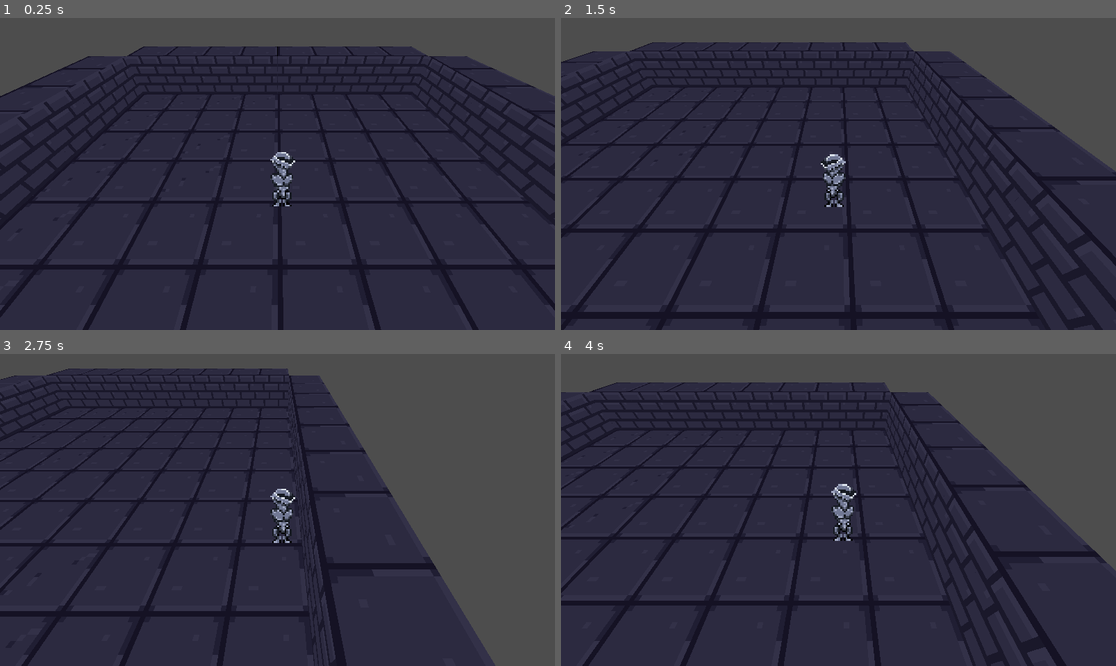
Above: before the commit, frames 1-4 (two rows, left to right).
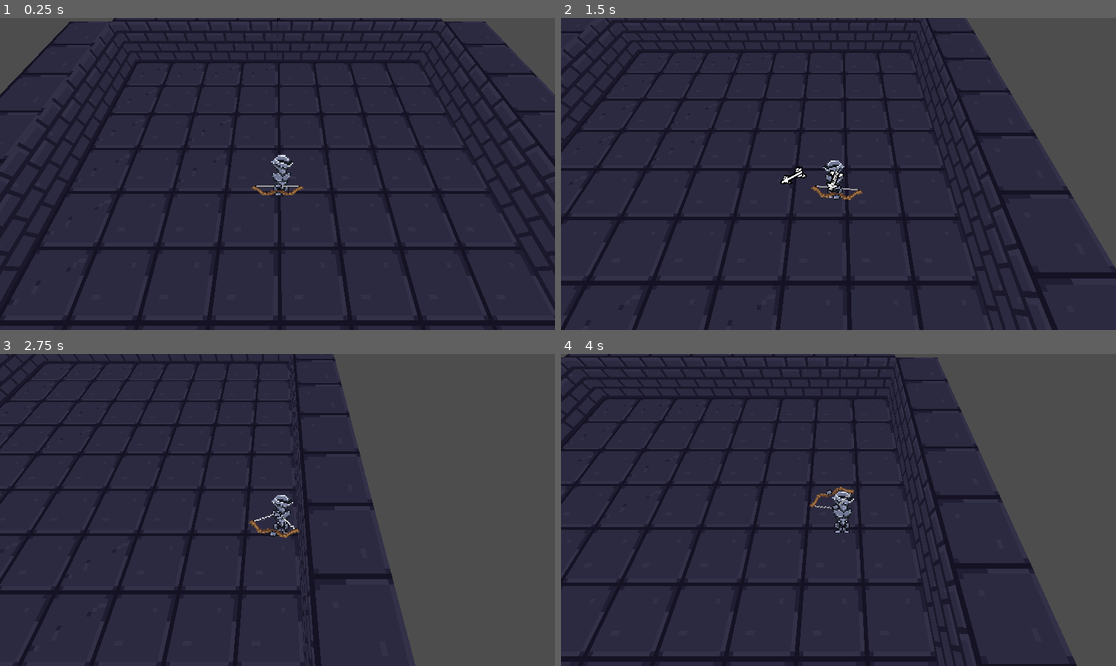
Above: after the commit, the same moments.

Repository: pjimenez1502/Frog-Iron
Game: Godot game, scene res://Scenes/Terrain/Dungeon_1/MAP_Dungeon_1.tscn
The game is run twice, just before and just after one commit, with the same random seed, the same clock (stepped at 60 frames per second) and the same inputs.
Inputs (mouse positions are in pixels of both pictures, inside the frame that each line leads up to):
- Up to frame 1 (0.25 s): no input
- Up to frame 2 (1.5 s): move the mouse to (960, 158) at 0.52 s; press the mouse at (960, 158) at 0.53 s; hold D (RIGHT) 0.53-1.28 s; move the mouse to (727, 189) at 1.27 s; release the mouse at (727, 189) at 1.28 s; hold S (DOWN) from 1.28 s (still down); click (727, 189) at 1.35 s
- Up to frame 3 (2.75 s): move the mouse to (333, 441) at 2.02 s; release S (DOWN) at 2.03 s; press the mouse at (333, 441) at 2.03 s; hold D (RIGHT) from 2.03 s (still down)
- Up to frame 4 (4 s): move the mouse to (810, 572) at 2.77 s; release D (RIGHT) at 2.78 s; release the mouse at (810, 572) at 2.78 s; hold W (UP) 2.78-3.53 s; click (810, 572) at 2.85 s; move the mouse to (1005, 556) at 3.52 s; press the mouse at (1005, 556) at 3.53 s; hold A (LEFT) from 3.53 s (still down)

The runs differ from the first frame. In frame 1, 25% of the frame differs, in the area x 0-100%, y 0-100%; in frame 2, 26%; in frame 3, 21%; in frame 4, 27%.

Commit message:
Player Camera reposition. Bow and arrow implementation 1

Diff:
--- a/Scenes/Entity/Player/Player.tscn
+++ b/Scenes/Entity/Player/Player.tscn
@@ -1,7 +1,8 @@
-[gd_scene load_steps=12 format=3 uid="uid://crvptphshx3l7"]
+[gd_scene load_steps=13 format=3 uid="uid://crvptphshx3l7"]
 
 [ext_resource type="Texture2D" uid="uid://ch6ymtelqnsj1" path="res://Scenes/Entity/Player/Asset/human_sheet.png" id="1_1j3ov"]
 [ext_resource type="Script" path="res://Scenes/Entity/Player/Player.gd" id="1_gvmva"]
+[ext_resource type="PackedScene" uid="uid://5u61rs18y8k8" path="res://Scenes/Weapons/Bow/Bow.tscn" id="3_dj2t7"]
 
 [sub_resource type="CapsuleShape3D" id="CapsuleShape3D_11mtv"]
 
@@ -67,6 +68,7 @@
 
 [node name="Player" type="CharacterBody3D"]
 transform = Transform3D(1, 0, 0, 0, 1, 0, 0, 0, 1, 0, 0.2, 0)
+collision_layer = 2
 script = ExtResource("1_gvmva")
 
 [node name="CollisionShape3D" type="CollisionShape3D" parent="."]
@@ -74,20 +76,25 @@
 shape = SubResource("CapsuleShape3D_11mtv")
 
 [node name="AnimatedSprite3D" type="AnimatedSprite3D" parent="."]
-transform = Transform3D(1, 0, 0, 0, 1, 0, 0, 0, 1, 0, 0.825718, 0)
+transform = Transform3D(1, 0, 0, 0, 0.869753, 0.493487, 0, -0.493487, 0.869753, 0, 1, 0)
 pixel_size = 0.05
-billboard = 1
 texture_filter = 0
 sprite_frames = SubResource("SpriteFrames_noogm")
 autoplay = "default"
-frame_progress = 0.678487
+frame_progress = 0.676413
 
 [node name="Camera Pivot" type="Node3D" parent="."]
+transform = Transform3D(1, 0, 0, 0, 0.960367, 0.27874, 0, -0.27874, 0.960367, 0, 0, 0)
 
 [node name="Camera3D" type="Camera3D" parent="Camera Pivot"]
-transform = Transform3D(1, 0, 0, 0, 0.707107, 0.707107, 0, -0.707107, 0.707107, 0, 5, 4)
+transform = Transform3D(1, 0, 0, 0, 0.707107, 0.707107, 0, -0.707107, 0.707107, 0, 5.69451, 4.92463)
 
 [node name="Walk AnimationPlayer" type="AnimationPlayer" parent="."]
 libraries = {
 "": SubResource("AnimationLibrary_sqr71")
 }
+
+[node name="Weapons" type="Node3D" parent="."]
+transform = Transform3D(1, 0, 0, 0, 1, 0, 0, 0, 1, 0, 1, 0)
+
+[node name="Bow" parent="Weapons" instance=ExtResource("3_dj2t7")]
--- /dev/null
+++ b/Scenes/Weapons/Bow/Bow.gd
@@ -0,0 +1,74 @@
+extends Node3D
+
+@onready var sprite: AnimatedSprite3D = $Sprite
+@onready var projectile_container: Node = $ProjectileContainer
+
+@export var enabled: bool
+@export var projectile: PackedScene
+
+var draw_strength : float
+var drawing : float
+
+func _ready() -> void:
+	sprite.play("drawn_0")
+
+func _physics_process(delta: float) -> void:
+	if !enabled:
+		return
+	var mouse_pos = get_mouse_pos()
+
+	rotate_weapon(mouse_pos, delta)
+
+	if Input.is_action_pressed("FIRE"):
+		bow_draw(mouse_pos, delta)
+	if Input.is_action_just_released("FIRE"):
+		fire(mouse_pos)
+
+var target_rotation : float
+func rotate_weapon(target_pos: Vector3, delta:float) -> void:
+	var parent_transform = get_parent_node_3d().global_transform
+	var new_transform = parent_transform.looking_at(target_pos, Vector3.UP)
+	get_parent_node_3d().global_transform = parent_transform.interpolate_with(new_transform, delta * 2)
+
+	#if drawing:
+		#target_rotation = (global_position - target_pos).angle()
+	#else:
+		#target_rotation = (target_pos - global_position).angle()
+		#
+	#sprite.rotation = lerp_angle(sprite.rotation, target_rotation, delta * 6)
+
+func bow_draw(mouse_pos: Vector3, delta: float) -> void:
+	drawing = true
+	var distance = global_position.distance_squared_to(mouse_pos)
+	var target_strength = clampf(distance / 8, 0, 1.1)
+
+	draw_strength = snapped(lerp(draw_strength, target_strength, delta * 4), 0.01)
+	var str_value = int(draw_strength*4)
+	sprite.play(str("drawn_",str_value))
+
+func fire(mouse_pos: Vector3) -> void:
+	print(draw_strength)
+	if draw_strength < 0.25:
+		draw_strength = 0
+		return
+
+	spawn_projectile(mouse_pos, draw_strength)
+
+	sprite.play("drawn_0")
+	drawing = false
+	draw_strength = 0
+
+func spawn_projectile(target_pos: Vector3, strength: float) -> void:
+	var projectile_instance : projectile = projectile.instantiate()
+	projectile_container.add_child(projectile_instance)
+	projectile_instance.global_position = global_position
+	projectile_instance.global_transform.basis = global_transform.basis
+
+func get_mouse_pos():
+	var camera = get_viewport().get_camera_3d()
+	var position2D = get_viewport().get_mouse_position()
+	var dropPlane  = Plane(Vector3(0, 1, 0), 1)
+	var position3D = dropPlane.intersects_ray(camera.project_ray_origin(position2D),camera.project_ray_normal(position2D))
+	if !position3D:
+		return Vector3.ZERO
+	return position3D
--- /dev/null
+++ b/Scenes/Weapons/Bow/Bow.tscn
@@ -0,0 +1,82 @@
+[gd_scene load_steps=10 format=3 uid="uid://5u61rs18y8k8"]
+
+[ext_resource type="Script" path="res://Scenes/Weapons/Bow/Bow.gd" id="1_l3qgv"]
+[ext_resource type="Texture2D" uid="uid://b73ps5pcelq3q" path="res://Scenes/Weapons/Bow/bow-sheet.png" id="2_hmoq4"]
+[ext_resource type="PackedScene" uid="uid://db0soby7y3qg8" path="res://Scenes/Weapons/Projectile/Arrow.tscn" id="2_ks2ve"]
+
+[sub_resource type="AtlasTexture" id="AtlasTexture_keqyq"]
+atlas = ExtResource("2_hmoq4")
+region = Rect2(0, 0, 32, 32)
+
+[sub_resource type="AtlasTexture" id="AtlasTexture_eg8ku"]
+atlas = ExtResource("2_hmoq4")
+region = Rect2(32, 0, 32, 32)
+
+[sub_resource type="AtlasTexture" id="AtlasTexture_ojj1o"]
+atlas = ExtResource("2_hmoq4")
+region = Rect2(64, 0, 32, 32)
+
+[sub_resource type="AtlasTexture" id="AtlasTexture_8p6ei"]
+atlas = ExtResource("2_hmoq4")
+region = Rect2(96, 0, 32, 32)
+
+[sub_resource type="AtlasTexture" id="AtlasTexture_rpeow"]
+atlas = ExtResource("2_hmoq4")
+region = Rect2(128, 0, 32, 32)
+
+[sub_resource type="SpriteFrames" id="SpriteFrames_68yfx"]
+animations = [{
+"frames": [{
+"duration": 1.0,
+"texture": SubResource("AtlasTexture_keqyq")
+}],
+"loop": true,
+"name": &"drawn_0",
+"speed": 5.0
+}, {
+"frames": [{
+"duration": 1.0,
+"texture": SubResource("AtlasTexture_eg8ku")
+}],
+"loop": true,
+"name": &"drawn_1",
+"speed": 5.0
+}, {
+"frames": [{
+"duration": 1.0,
+"texture": SubResource("AtlasTexture_ojj1o")
+}],
+"loop": true,
+"name": &"drawn_2",
+"speed": 5.0
+}, {
+"frames": [{
+"duration": 1.0,
+"texture": SubResource("AtlasTexture_8p6ei")
+}],
+"loop": true,
+"name": &"drawn_3",
+"speed": 5.0
+}, {
+"frames": [{
+"duration": 1.0,
+"texture": SubResource("AtlasTexture_rpeow")
+}],
+"loop": true,
+"name": &"drawn_4",
+"speed": 5.0
+}]
+
+[node name="Bow" type="Node3D"]
+script = ExtResource("1_l3qgv")
+enabled = true
+projectile = ExtResource("2_ks2ve")
+
+[node name="Sprite" type="AnimatedSprite3D" parent="."]
+transform = Transform3D(-4.37114e-08, -1, 4.37114e-08, 0, -4.37114e-08, -1, 1, -4.37114e-08, 1.91069e-15, 0, 0, 0.1)
+pixel_size = 0.05
+texture_filter = 0
+sprite_frames = SubResource("SpriteFrames_68yfx")
+animation = &"drawn_0"
+
+[node name="ProjectileContainer" type="Node" parent="."]
--- /dev/null
+++ b/Scenes/Weapons/Projectile/Arrow.tscn
@@ -0,0 +1,28 @@
+[gd_scene load_steps=4 format=3 uid="uid://db0soby7y3qg8"]
+
+[ext_resource type="Script" path="res://Scenes/Weapons/Projectile/Projectile.gd" id="1_88rfi"]
+[ext_resource type="Texture2D" uid="uid://1mnys3lpxeb2" path="res://Scenes/Weapons/Projectile/Arrow.png" id="1_u4hip"]
+
+[sub_resource type="SphereShape3D" id="SphereShape3D_bc4o0"]
+radius = 0.2
+
+[node name="Arrow" type="CharacterBody3D"]
+collision_layer = 4
+collision_mask = 5
+script = ExtResource("1_88rfi")
+
+[node name="Sprite3D" type="Sprite3D" parent="."]
+transform = Transform3D(-4.37114e-08, 4.37114e-08, 1, 1, 1.91069e-15, 4.37114e-08, 0, 1, -4.37114e-08, 0, 0, 0)
+pixel_size = 0.05
+texture_filter = 0
+texture = ExtResource("1_u4hip")
+
+[node name="Sprite3D2" type="Sprite3D" parent="."]
+transform = Transform3D(1, 3.55271e-15, -7.10543e-15, 0, -4.37114e-08, -1, -1.55294e-22, 1, -4.37114e-08, 0, 0, 0)
+pixel_size = 0.05
+texture_filter = 0
+texture = ExtResource("1_u4hip")
+
+[node name="CollisionShape3D" type="CollisionShape3D" parent="."]
+transform = Transform3D(1, 0, 0, 0, 1, 0, 0, 0, 1, 0, 0.220516, 0)
+shape = SubResource("SphereShape3D_bc4o0")
--- /dev/null
+++ b/Scenes/Weapons/Projectile/Projectile.gd
@@ -0,0 +1,28 @@
+extends CharacterBody3D
+class_name projectile
+
+@export var speed: float = 10
+var knockback : int
+var damage : int
+
+func _physics_process(delta: float) -> void:
+	velocity = get_global_transform().basis.z * speed * delta
+	var collision = move_and_collide(velocity)
+
+	if collision:
+		check_collision(collision.get_collider(), collision.get_position())
+
+func check_collision(collision, point: Vector3) -> void:
+	print(collision)
+	if !"health" in collision:
+		queue_free()
+		return
+
+	#if collision.health:
+		##hit(collision)
+		#set_physics_process(false)
+		#queue_free()
+
+#func hit(character: Character) -> void:
+	#character.damage(damage)
+	#character.set_knockback(velocity.normalized(), knockback)
--- a/project.godot
+++ b/project.godot
@@ -17,7 +17,29 @@
 
 [editor_plugins]
 
-enabled=PackedStringArray("res://addons/GodotNode2Tile/plugin.cfg")
+enabled=PackedStringArray()
+
+[importer_defaults]
+
+texture={
+"compress/channel_pack": 0,
+"compress/hdr_compression": 1,
+"compress/high_quality": false,
+"compress/lossy_quality": 0.7,
+"compress/mode": 0,
+"compress/normal_map": 0,
+"detect_3d/compress_to": 0,
+"mipmaps/generate": false,
+"mipmaps/limit": -1,
+"process/fix_alpha_border": true,
+"process/hdr_as_srgb": false,
+"process/hdr_clamp_exposure": false,
+"process/normal_map_invert_y": false,
+"process/premult_alpha": false,
+"process/size_limit": 0,
+"roughness/mode": 0,
+"roughness/src_normal": ""
+}
 
 [input]
 
@@ -58,3 +80,6 @@
 textures/canvas_textures/default_texture_filter=0
 renderer/rendering_method="gl_compatibility"
 renderer/rendering_method.mobile="gl_compatibility"
+textures/default_filters/use_nearest_mipmap_filter=true
+textures/decals/filter=0
+textures/light_projectors/filter=0
Not shown: 10 places in Scenes/Terrain/Dungeon_1/Dungeon_1_Meshlibrary.tres that only renumber resources
Binary file added: Scenes/Weapons/Bow/bow-sheet.png
Not shown, added: Scenes/Weapons/Bow/bow-sheet.png.import
Binary file added: Scenes/Weapons/Projectile/Arrow.png
Not shown, added: Scenes/Weapons/Projectile/Arrow.png.import
Not shown, added: Scenes/Weapons/Bow/Bow3957.tmp
